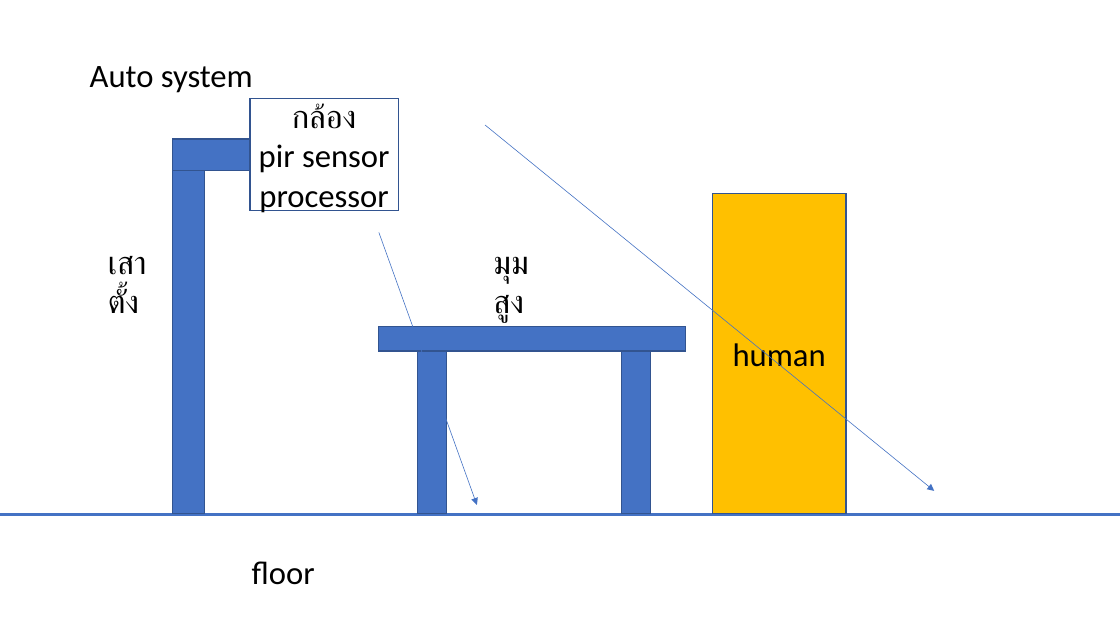
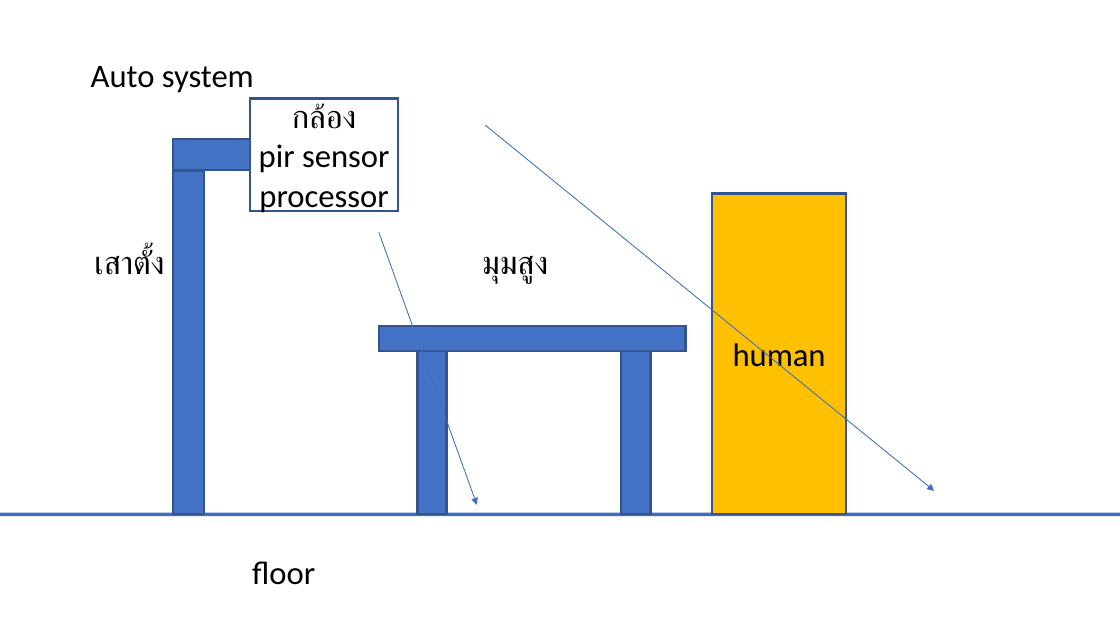
Before and after one commit to kavinteng/packing-video-capture, a slide deck: slide 2 of packing.pptx. Drawn at 1120x630 pixels with LibreOffice and Linux fonts; fonts in the diff are those of the drawing. Boxes give left, top, right and bottom in pixels: in the first picture for what was removed or moved away, otherwise in the second. Text is boxed around its words. In the diff, an @@ line names an element or a change of style, - is before the commit and + after.

```diff
--- a/packing.pptx
+++ b/packing.pptx
@@ arrow removed from (486, 125) to (934, 491) @@
@@ freeform shape added at <box>486,125,935,492</box>, outline #3F6FC3 0.75 pt @@
@@ rectangle "human" at <box>712,194,846,514</box>: outline #325491 1 pt to #325491 2 pt @@
@@ text "เสาตั้ง" rewrapped from <box>108,289,139,313</box> to <box>94,248,164,275</box> @@
@@ arrow removed from (379, 233) to (477, 505) @@
@@ freeform shape added at <box>379,233,477,505</box>, outline #3F6FC3 0.75 pt @@
@@ text "มุมสูง" rewrapped from <box>493,256,528,323</box> to <box>482,256,548,283</box> @@
@@ rectangle at <box>418,351,447,514</box>: outline #325491 1 pt to #325491 2 pt @@
```
Also in this commit, not shown: 2 other slides changed, 1 slide added, 1 other file.
